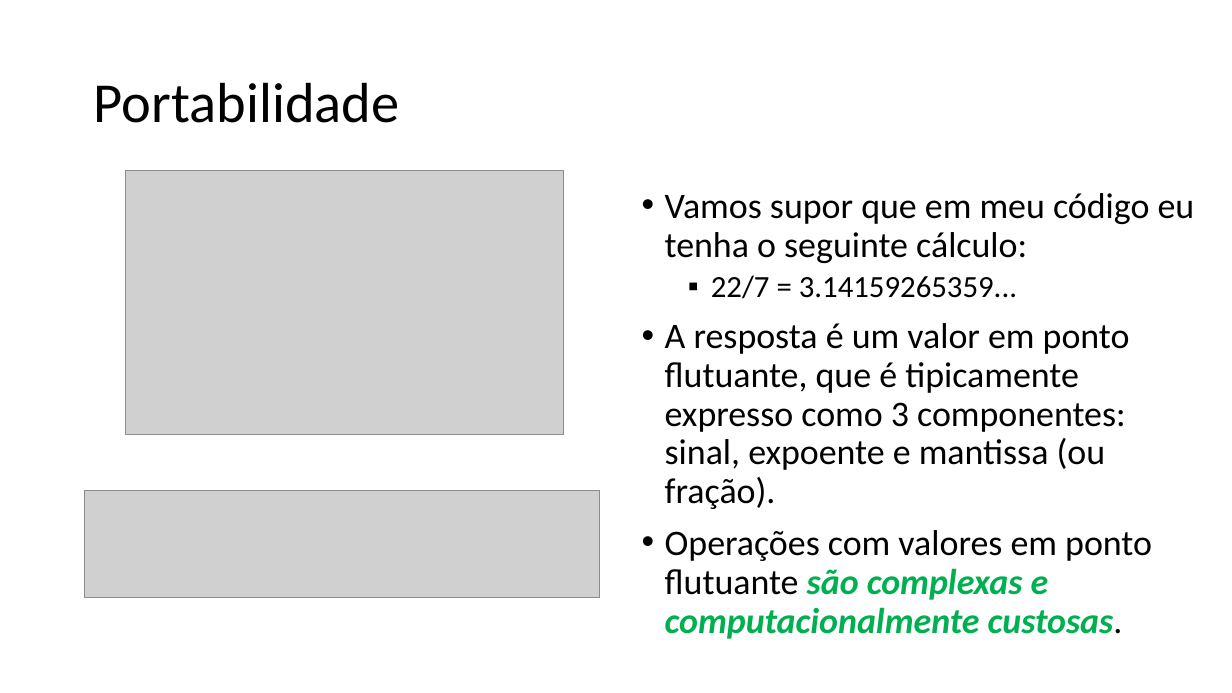
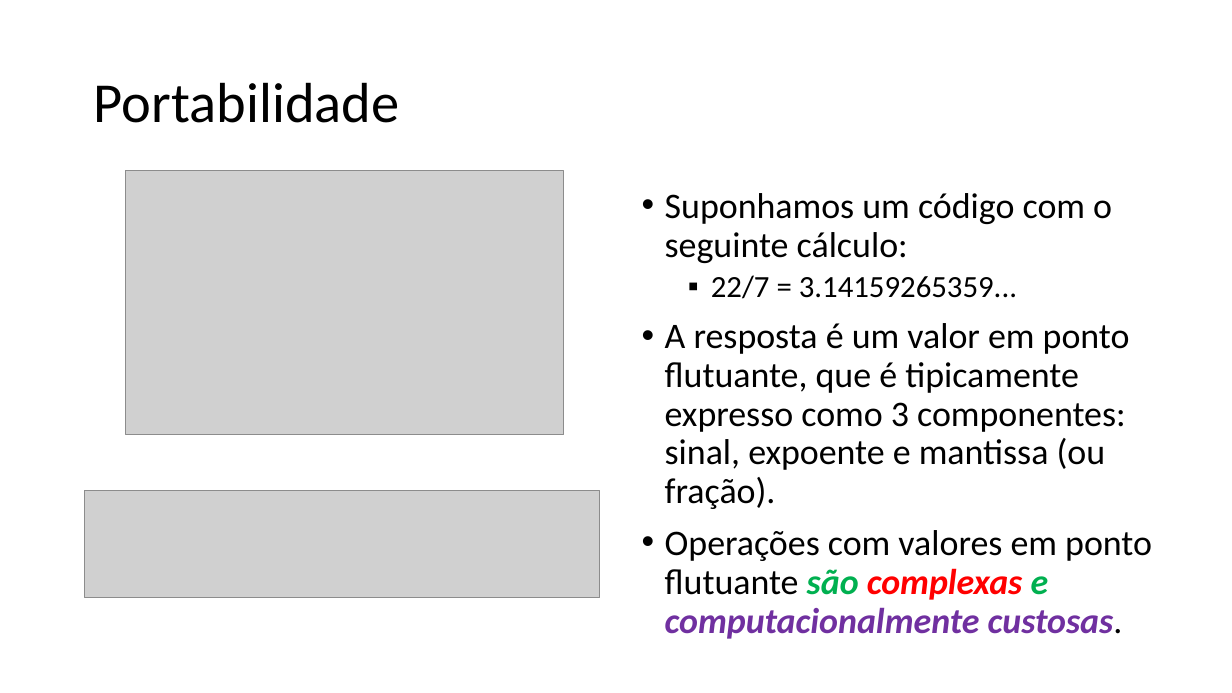
Before and after one commit to zz4fap/tp557-iot-ml, a slide deck: slide 39 of slides/TP557_2_Desafios_do_TinyML_sistemas_embarcados.pptx (slide 37 before the commit). Drawn at 1232x693 pixels with LibreOffice and Linux fonts; fonts in the diff are those of the drawing; grey boxes stand for pictures. Boxes give left, top, right and bottom in pixels: in the first picture for what was removed or moved away, otherwise in the second. Text is boxed around its words. In the diff, an @@ line names an element or a change of style, - is before the commit and + after.

```diff
--- a/slides/TP557_2_Desafios_do_TinyML_sistemas_embarcados.pptx
+++ b/slides/TP557_2_Desafios_do_TinyML_sistemas_embarcados.pptx
@@ text at <box>665,193,1112,263</box>: text changed @@
-• Vamos supor que em meu código eu tenha o seguinte cálculo:
+• Suponhamos um código com o seguinte cálculo:
@@ text at <box>665,530,1152,639</box>: text colour #00B050 to #FF0000 in "complexas"; text colour #00B050 to #7030A0 in "computacionalmente custosas." @@
```
Also in this commit, not shown: 24 other slides changed, 4 slides added, 1 other file.
